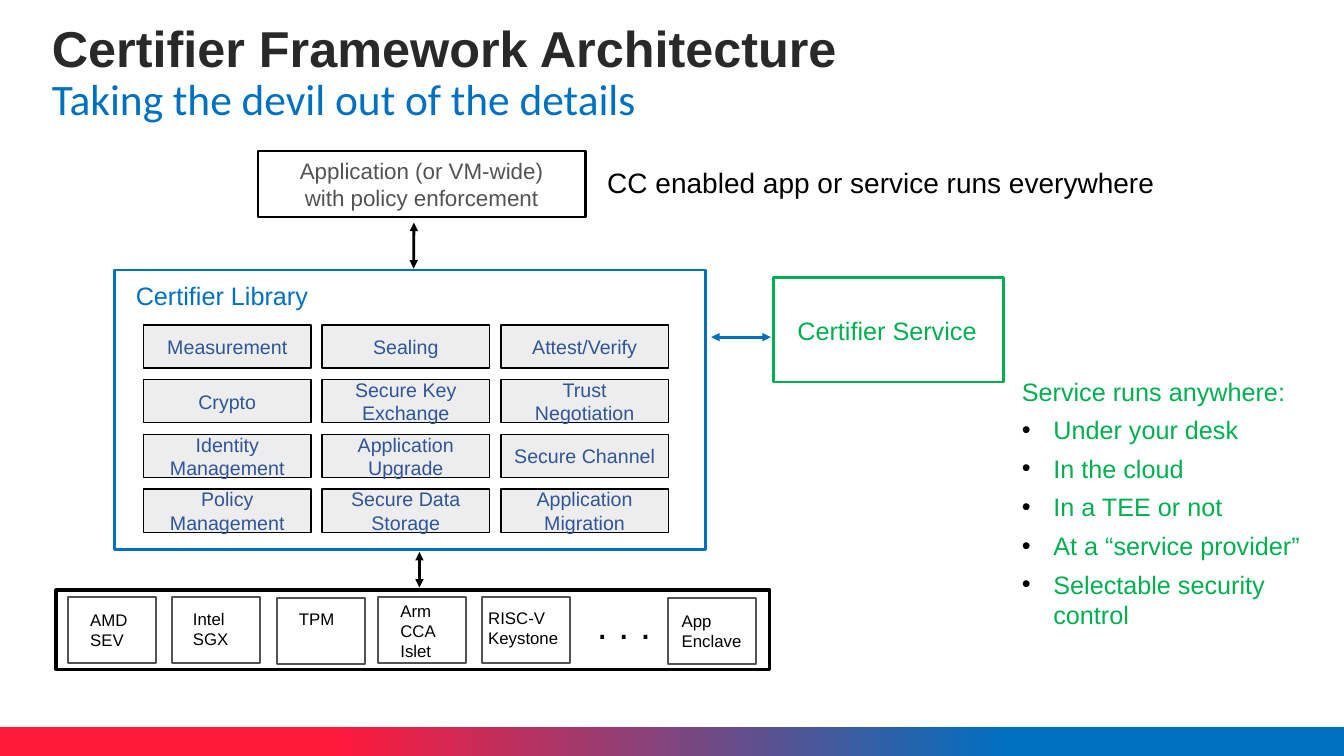
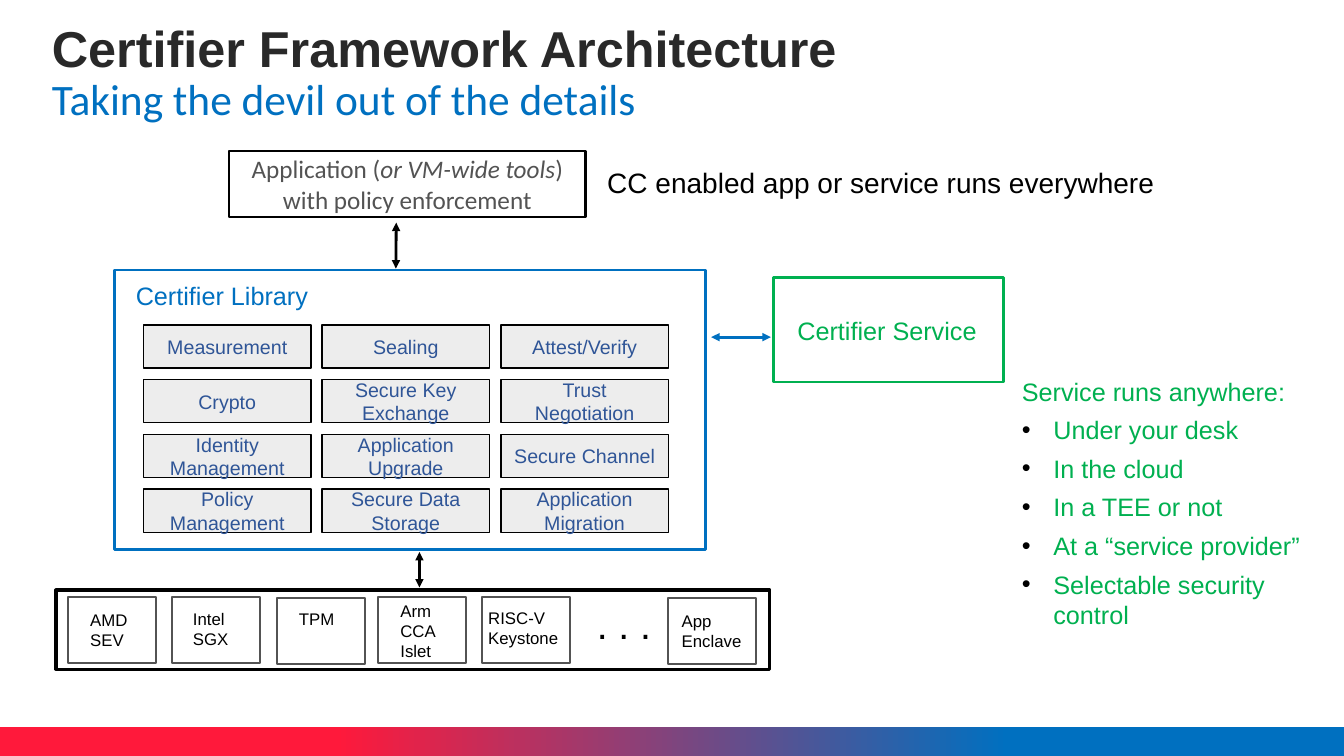
Before and after one commit to ccc-certifier-framework/certifier-framework-for-confidential-computing, a slide deck: slide 4 of Doc/CCC-Proposal-status-2026.pptx (slide 3 before the commit). Drawn at 1344x756 pixels with LibreOffice and Linux fonts; fonts in the diff are those of the drawing; background and template pictures are left out. Boxes give left, top, right and bottom in pixels: in the first picture for what was removed or moved away, otherwise in the second. Text is boxed around its words. In the diff, an @@ line names an element or a change of style, - is before the commit and + after.

```diff
--- a/Doc/CCC-Proposal-status-2026.pptx
+++ b/Doc/CCC-Proposal-status-2026.pptx
@@ rectangle "Application (or VM-wide tools)": place and size @@
-rectangle "Application (or VM-wide tools)" at (258,150,586,217)
+rectangle "Application (or VM-wide tools)" at (229,150,586,217)
@@ text in rectangle at (252,160,563,182): text changed; size 16 to 18 pt; font Arial to Calibri; italic on @@
-Application (or VM-wide)
+Application (or VM-wide tools)
@@ text in rectangle at (283,191,532,213): size 16 to 18 pt, font Arial to Calibri in "with policy enforcement" @@
@@ double arrow moved from (414, 223) - (413, 268) to (396, 223) - (396, 268) @@
```
Also in this commit, not shown: 7 other slides changed, 1 slide added, 1 other file.
